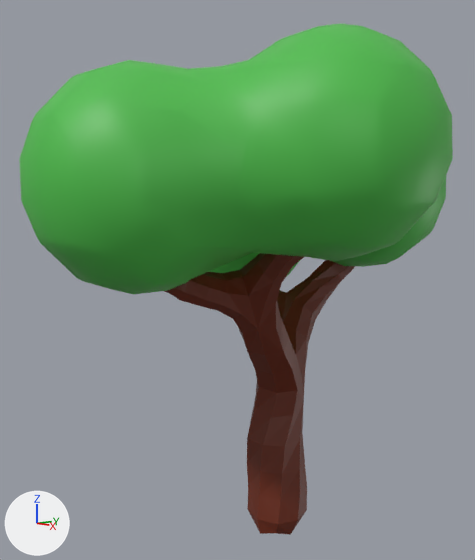
One commit to the Blender file gfx-source/3d/Tree.blend: the scene before it, then after it.
One viewpoint serves both versions: a 50 mm lens placed at (7.71, -7.32, 5.44), pointed at (-0.62, -0.32, 3.99). The lights are fixed; the arrows at lower left show +X, +Y and +Z.

The first picture shows 'Cube', 'Mball.005'.
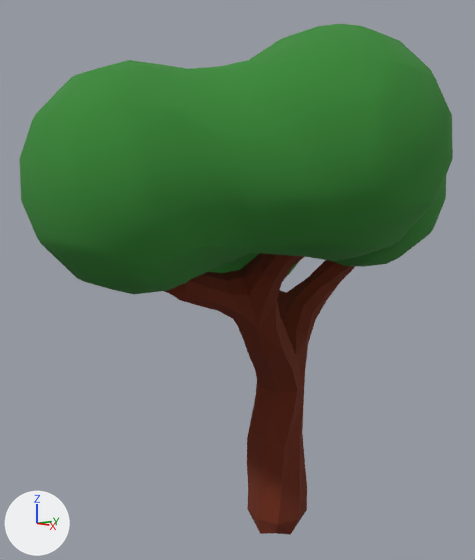
Commit message: - Tree roughness

Pixel boxes [x1, y1, x2, y2] of what changed, in the pictures (475 x 560 px):
'Mball.005', recoloured, surface changed
    both: [19, 24, 453, 294]
'Cube', surface changed
    both: [164, 253, 355, 522]

Diff of the bpy script that builds the scene:
```diff
--- a/gfx-source/3d/Tree.blend.py
+++ b/gfx-source/3d/Tree.blend.py
@@ mat_bark @@
 mat_bark.base_color = (0.146, 0.0203, 0.00501)  # brown #6b2710
+mat_bark.roughness = 1.0
@@ mat_leaves @@
 mat_leaves = principled_material('Leaves')
-mat_leaves.base_color = (0.0752, 0.518, 0.0704)  # green #4ebf4b
+mat_leaves.base_color = (0.0393, 0.251, 0.0369)  # green #388936
+mat_leaves.roughness = 1.0
```
